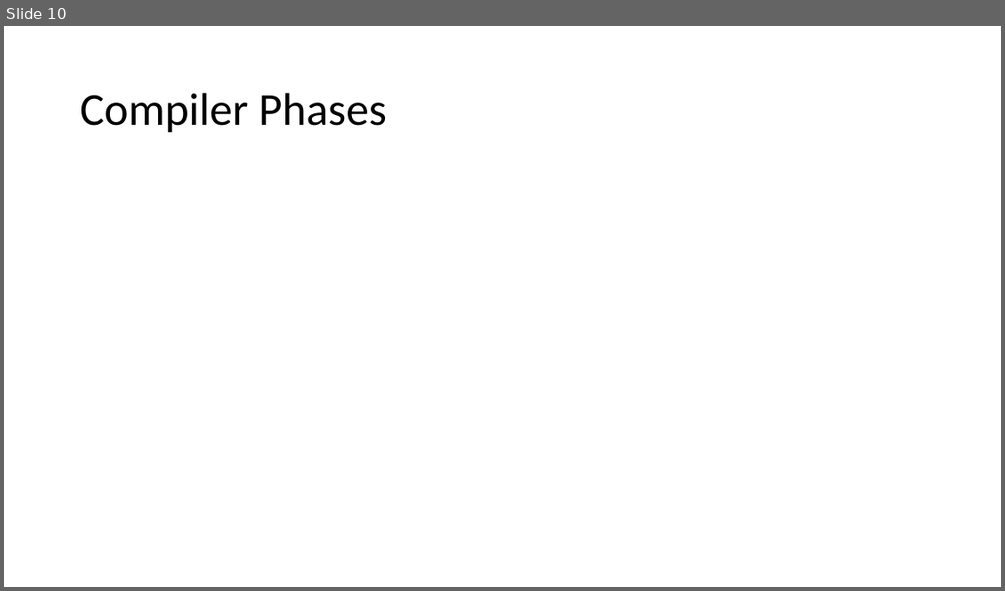
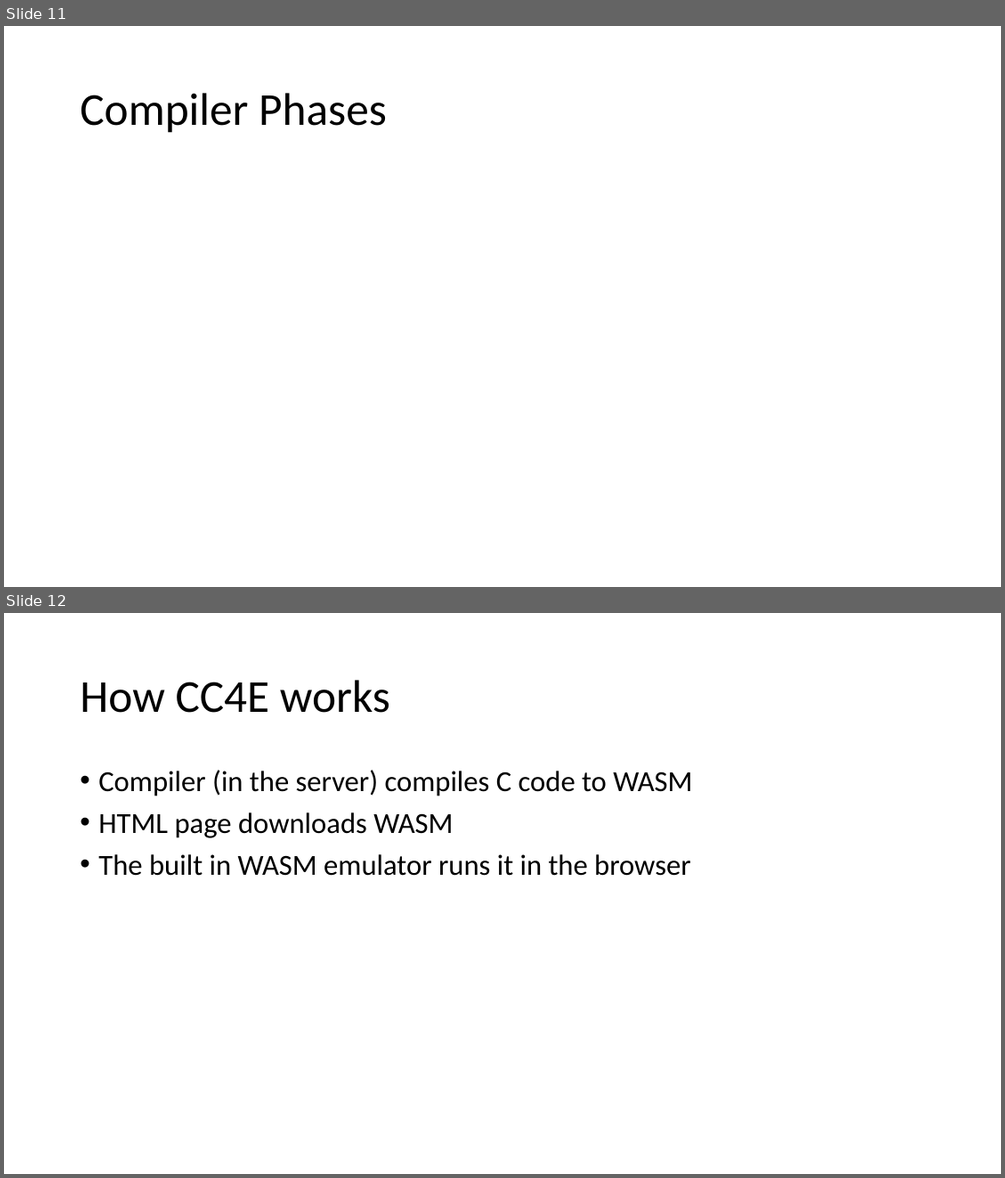
Before and after one commit to csev/ca4e, a slide deck: lectures/05-Software.pptx. Shown one above the other, each under a label of ours: slide 10 before the commit, slides 11 and 12 after it. The pictures are 1005x591 and 1005x1178 pixels, drawn with LibreOffice and Linux fonts; fonts in the diff are those of the drawing. Boxes give left, top, right and bottom in pixels: in the first picture for what was removed or moved away, otherwise in the second. Text is boxed around its words. In the diff, an @@ line names an element or a change of style, - is before the commit and + after.

```diff
--- a/lectures/05-Software.pptx
+++ b/lectures/05-Software.pptx
@@ slide 12 added at bbox=[4, 613, 1001, 1174], background #FFFFFF @@
@@ title added at bbox=[80, 680, 390, 713], 44 pt, text #000000 @@
+How CC4E works
@@ text added at bbox=[98, 770, 692, 876], 28 pt, text #000000 @@
+• Compiler (in the server) compiles C code to WASM
+• HTML page downloads WASM
+• The built in WASM emulator runs it in the browser
@@ what was slide 10 is now slide 11 @@
```
Also in this commit, not shown: 8 other slides added, 4 other files.
